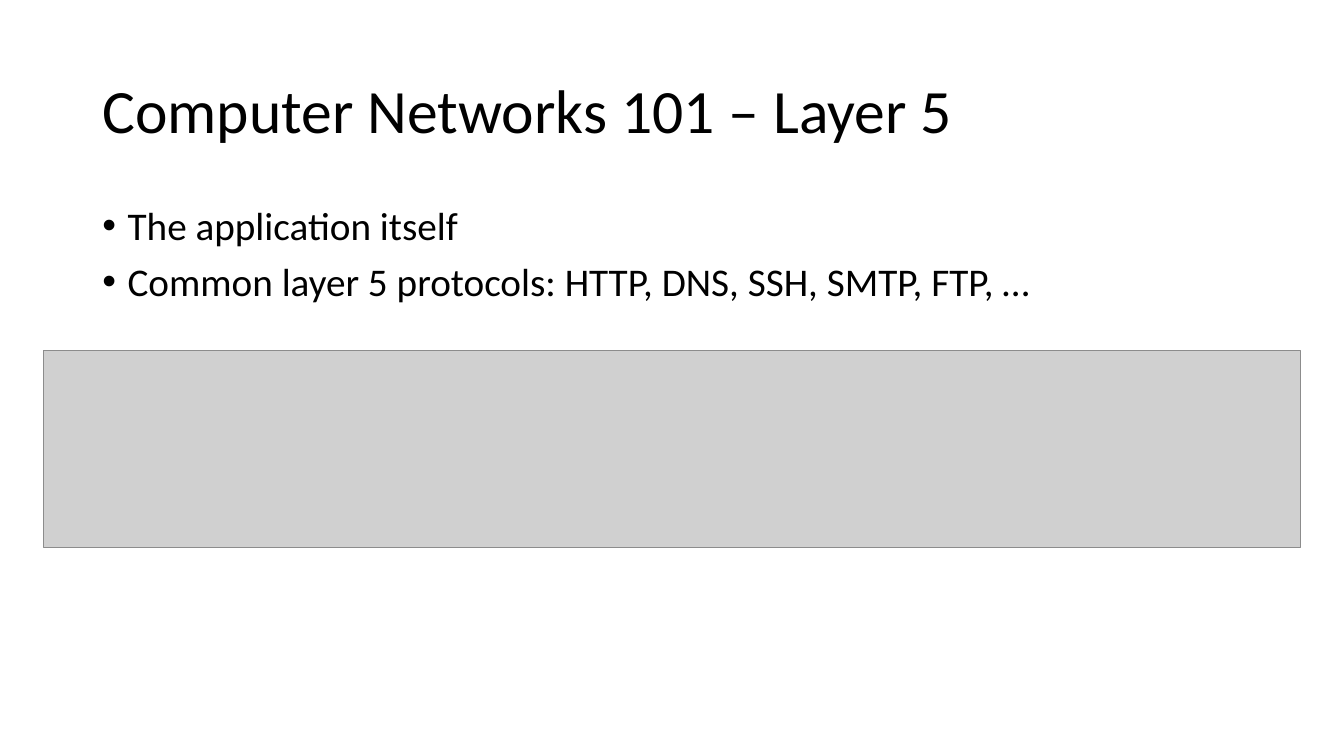
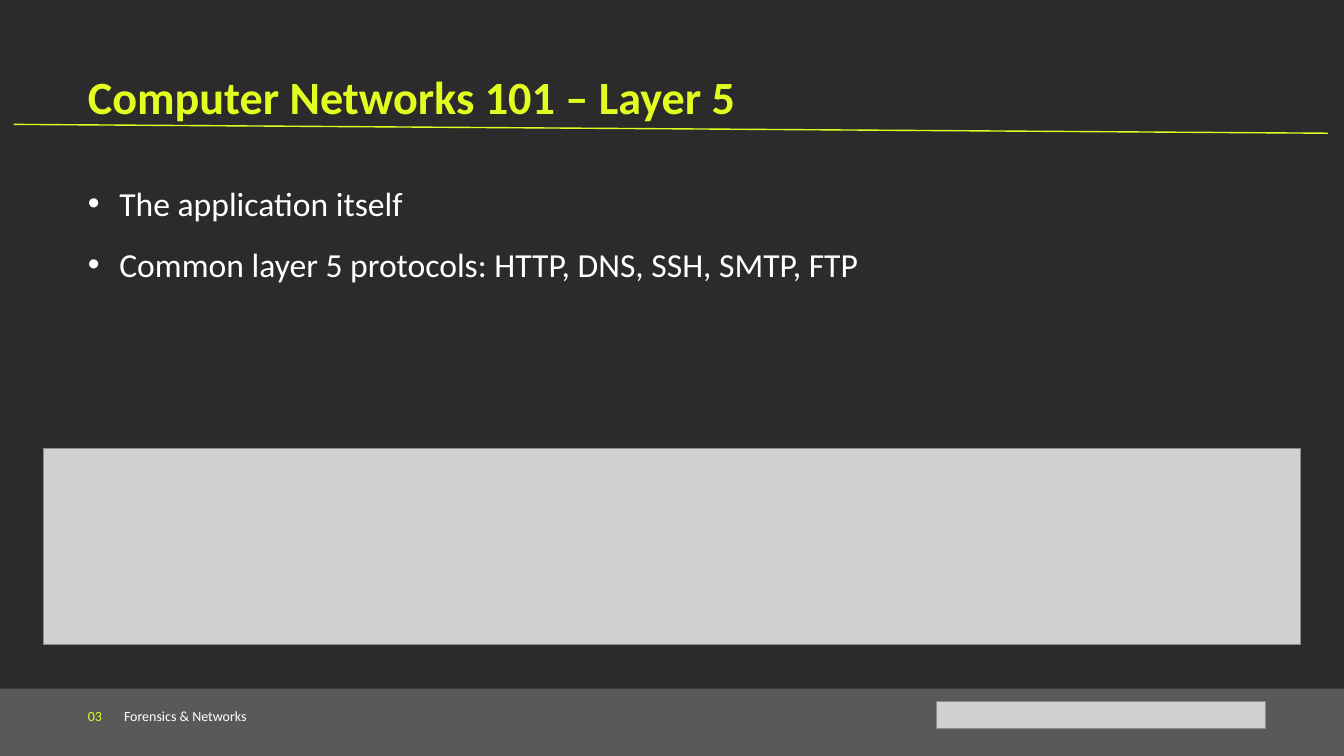
Before and after one commit to Cyanivde/technion-ctf, a slide deck: slide 14 of files/forensics-networks.pptx. Drawn at 1344x756 pixels with LibreOffice and Linux fonts; fonts in the diff are those of the drawing; grey boxes stand for pictures; background and template pictures are left out; a plain dark background stands for a picture behind light text. Boxes give left, top, right and bottom in pixels: in the first picture for what was removed or moved away, otherwise in the second. Text is boxed around its words. In the diff, an @@ line names an element or a change of style, - is before the commit and + after.

```diff
--- a/files/forensics-networks.pptx
+++ b/files/forensics-networks.pptx
@@ background #FFFFFF to picture (left out) @@
@@ text "Computer Networks 101 – Layer ...": place and size @@
-text "Computer Networks 101 – Layer ..." at [102, 90, 952, 143]
+text "Computer Networks 101 – Layer ..." at [88, 81, 735, 126]
@@ text "Computer Networks 101 – Layer ..." at [88, 81, 735, 126]: size 44 to 33 pt, text colour #000000 to #E2FE21, bold on; line spacing 0.9 to 1; vertical alignment middle to top @@
@@ line added from (14, 124) to (1329, 133), #E2FE21 1 pt @@
@@ text "The application itself": place and size @@
-text "The application itself" at [128, 212, 993, 303]
+text "The application itself" at [119, 192, 858, 283]
@@ text at [119, 192, 403, 222]: size 28 to 24 pt, text colour #000000 to #FFFFFF in "The application itself"; indent changed; line spacing 0.9 to 1.5; less space between paragraphs @@
@@ text at [119, 253, 858, 283]: text changed; size 28 to 24 pt; text colour #000000 to #FFFFFF @@
-• Common layer 5 protocols: HTTP, DNS, SSH, SMTP, FTP, …
+• Common layer 5 protocols: HTTP, DNS, SSH, SMTP, FTP
@@ picture: place and size @@
-picture at [43, 351, 1301, 547]
+picture at [43, 449, 1301, 645]
@@ rectangle added at [0, 689, 1344, 756], fill #595959 @@
@@ text added at [88, 711, 246, 721], 10 pt, text #FFFFFF @@
+03 Forensics & Networks
@@ picture added at [937, 702, 1266, 729] @@
```
Also in this commit, not shown: 11 other slides changed, 3 slides added, 3 slides removed.
